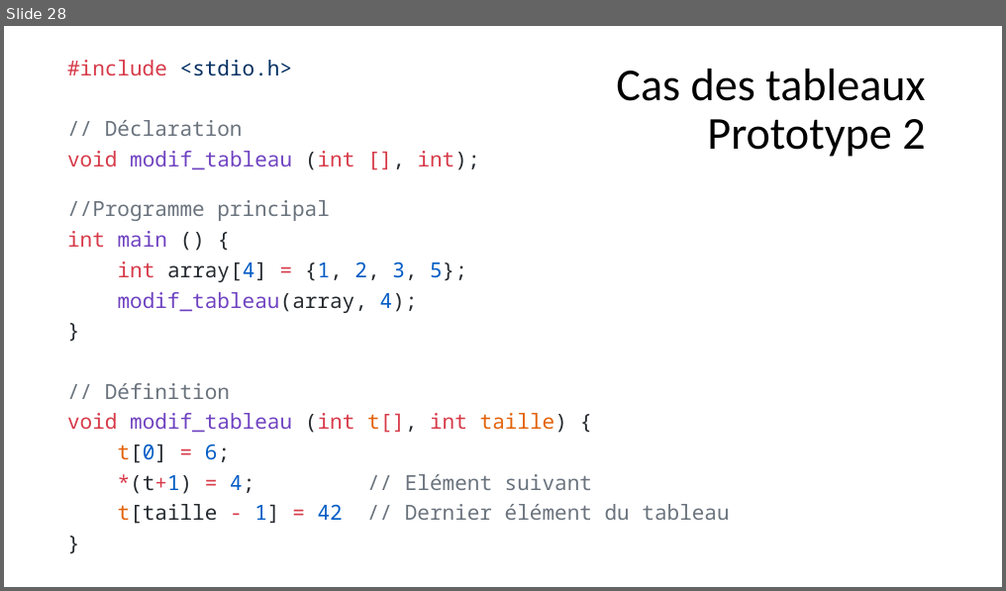
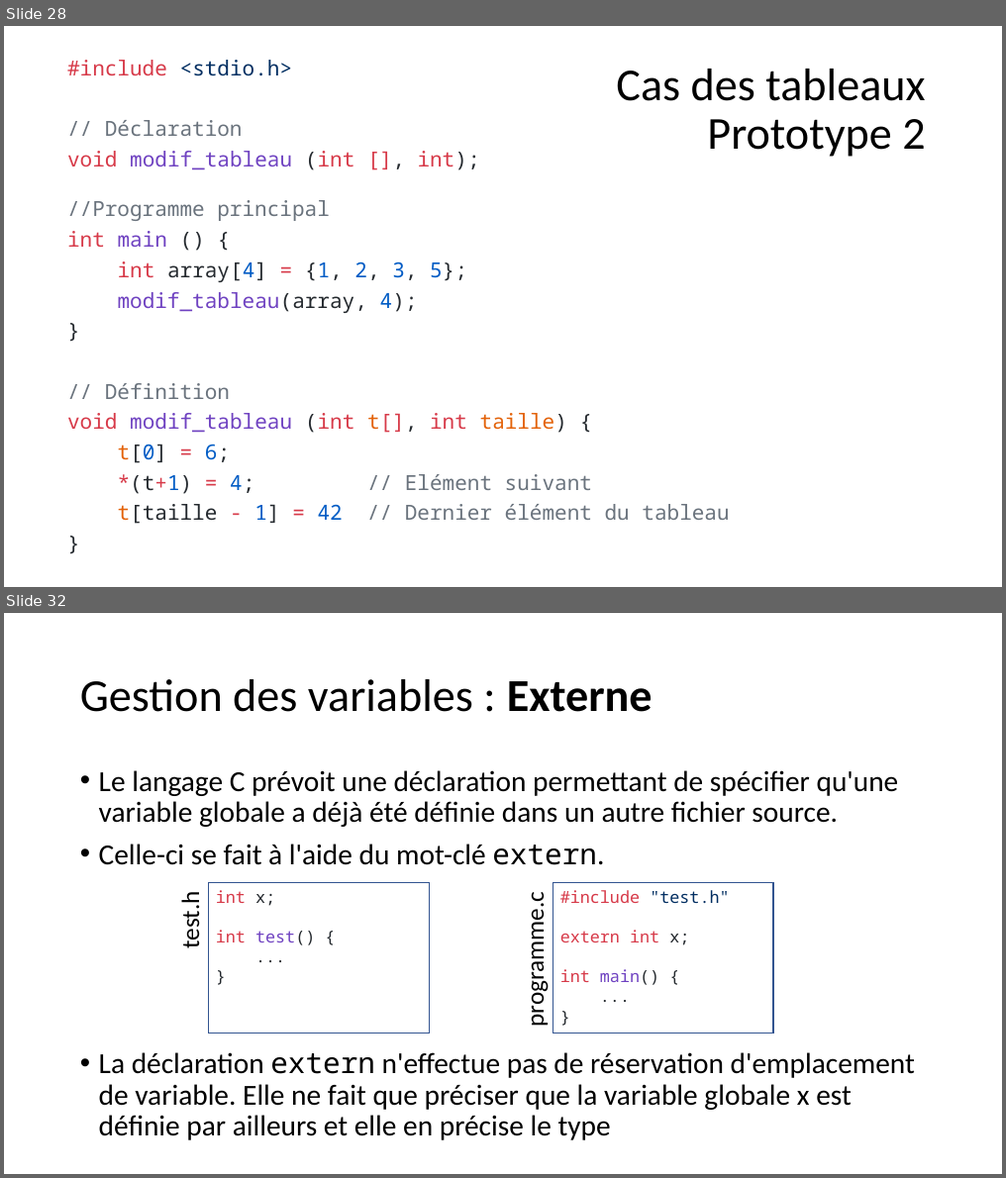
Before and after one commit to Firestorm49/bts-1, a slide deck: 02_C/05_Fonctions/Fonctions.pptx. Shown one above the other, each under a label of ours: slide 28 before the commit, slides 28 and 32 after it; the slides between them are not shown. The pictures are 1006x591 and 1006x1178 pixels, drawn with LibreOffice and Linux fonts; fonts in the diff are those of the drawing. Boxes give left, top, right and bottom in pixels: in the first picture for what was removed or moved away, otherwise in the second. Text is boxed around its words. In the diff, an @@ line names an element or a change of style, - is before the commit and + after.

```diff
--- a/02_C/05_Fonctions/Fonctions.pptx
+++ b/02_C/05_Fonctions/Fonctions.pptx
@@ slide 32 added at (x1=4, y1=613, x2=1002, y2=1174), background #FFFFFF @@
@@ title added at (x1=80, y1=679, x2=652, y2=712), 44 pt, text #000000 @@
+Gestion des variables : Externe
@@ text added at (x1=99, y1=770, x2=915, y2=1141), 28 pt, text #000000 @@
+• Le langage C prévoit une déclaration permettant de spécifier qu'une variable globale a déjà été définie dans un autre fichier source.
+• Celle-ci se fait à l'aide du mot-clé extern.
+• La déclaration extern n'effectue pas de réservation d'emplacement de variable. Elle ne fait que préciser que la variable globale x est définie par ailleurs et elle en précise le type
@@ text added at (x1=175, y1=896, x2=206, y2=948), 24 pt, text #000000 @@
+test.h
@@ rectangle added at (x1=208, y1=883, x2=430, y2=1034), fill #FFFFFF, outline #325491 1 pt, 16 pt, text #24292E @@
+int x;
+int test() {
+...
+}
@@ text added at (x1=520, y1=905, x2=550, y2=1024), 24 pt, text #000000 @@
+programme.c
@@ rectangle added at (x1=552, y1=883, x2=773, y2=1034), fill #FFFFFF, outline #325491 1 pt, 16 pt, text #D73A49 @@
+#include "test.h"
+extern int x;
+int main() {
+...
+}
```
Also in this commit, not shown: 12 other slides added, 3 other files.
